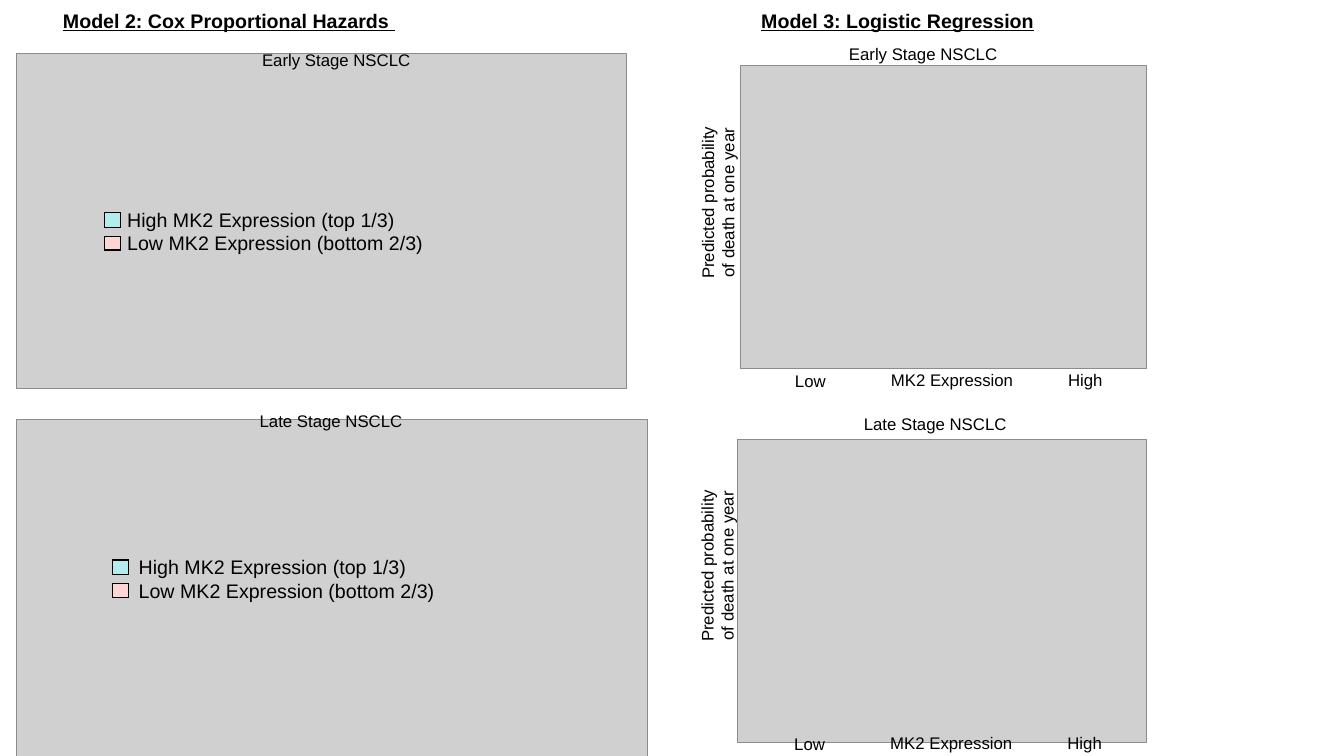
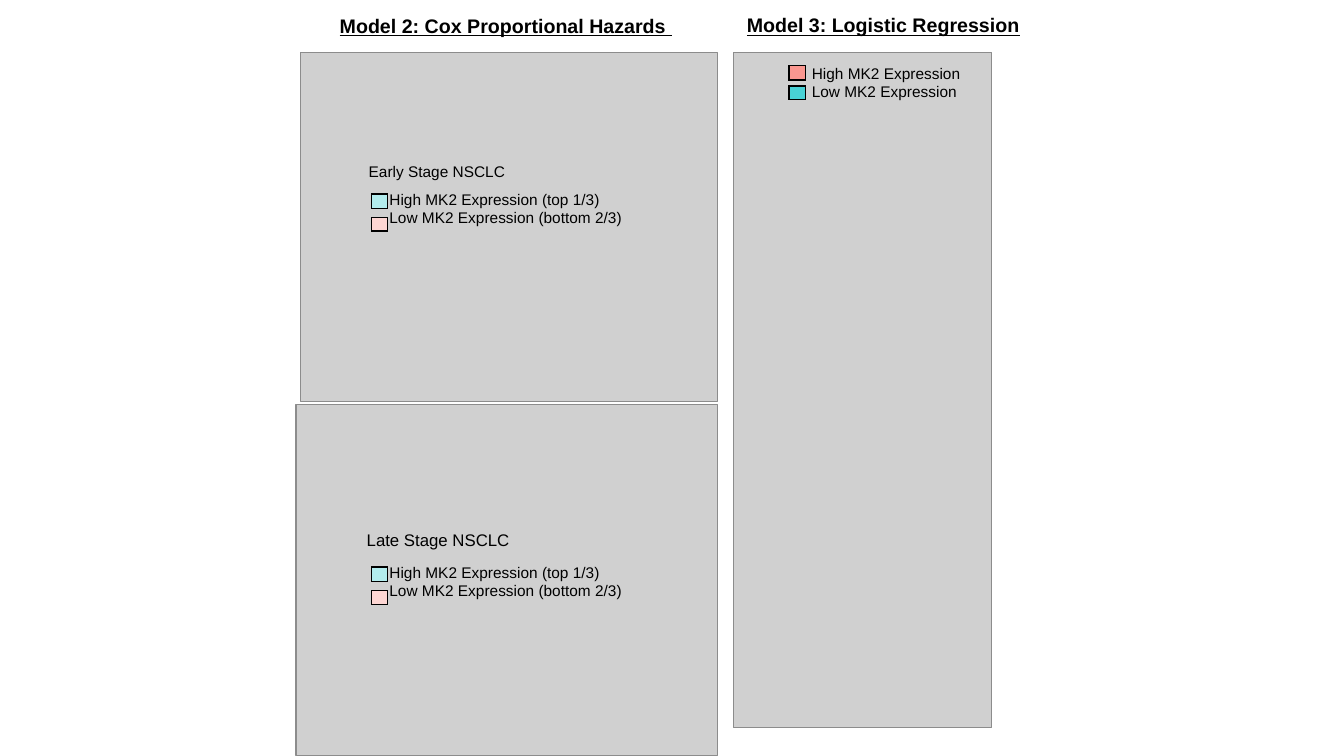
Before and after one commit to suresh-lab/TCGA-casp3, a slide deck: slide 3 of figures/tcga MK2 survival analysis_082020.pptx. Drawn at 1344x756 pixels with LibreOffice and Linux fonts; fonts in the diff are those of the drawing; grey boxes stand for pictures. Boxes give left, top, right and bottom in pixels: in the first picture for what was removed or moved away, otherwise in the second. Text is boxed around its words. In the diff, an @@ line names an element or a change of style, - is before the commit and + after.

```diff
--- a/figures/tcga MK2 survival analysis_082020.pptx
+++ b/figures/tcga MK2 survival analysis_082020.pptx
@@ text "Model 2: Cox Proportional Hazards": place and size @@
-text "Model 2: Cox Proportional Hazards" at box(63, 13, 389, 32)
+text "Model 2: Cox Proportional Hazards" at box(340, 18, 665, 37)
@@ text "Model 3: Logistic Regression": place and size @@
-text "Model 3: Logistic Regression" at box(761, 13, 1034, 32)
+text "Model 3: Logistic Regression" at box(747, 17, 1019, 36)
@@ picture removed at box(16, 53, 626, 389) @@
@@ picture added at box(300, 52, 718, 401) @@
@@ picture added at box(733, 52, 992, 728) @@
@@ text removed at box(849, 48, 997, 64) @@
-Early Stage NSCLC
@@ picture removed at box(741, 66, 1147, 369) @@
@@ rectangle added at box(789, 66, 806, 81), fill #FA9790, outline #000000 1 pt @@
@@ rectangle added at box(789, 86, 806, 99), fill #48D1D5, outline #000000 1 pt @@
@@ text added at box(812, 68, 960, 100), 11 pt, text #000000 @@
+High MK2 Expression
+Low MK2 Expression
@@ text removed at box(699, 131, 738, 277) @@
-Predicted probability of death at one year
@@ text "Early Stage NSCLC": place and size @@
-text "Early Stage NSCLC" at box(262, 53, 410, 70)
+text "Early Stage NSCLC" at box(369, 166, 505, 180)
@@ text "Early Stage NSCLC" at box(369, 166, 505, 180): size 12 to 11 pt @@
@@ rectangle: place and size @@
-rectangle at box(104, 213, 120, 228)
+rectangle at box(371, 194, 387, 209)
@@ text "High MK2 Expression (top 1/3)" at box(389, 194, 622, 226): size 14 to 11 pt @@
@@ text "High MK2 Expression (top 1/3)": place and size @@
-text "High MK2 Expression (top 1/3)" at box(127, 212, 423, 254)
+text "High MK2 Expression (top 1/3)" at box(389, 194, 622, 226)
@@ rectangle: place and size @@
-rectangle at box(104, 237, 120, 250)
+rectangle at box(371, 218, 387, 231)
@@ text removed at box(795, 375, 826, 387) @@
-Low
@@ text removed at box(891, 374, 1013, 390) @@
-MK2 Expression
@@ text removed at box(1068, 374, 1102, 390) @@
-High
@@ picture added at box(296, 404, 718, 756) @@
@@ text removed at box(864, 418, 1007, 434) @@
-Late Stage NSCLC
@@ picture removed at box(16, 420, 647, 756) @@
@@ group removed at box(698, 440, 1146, 754): 4 texts, 1 picture @@
-Low
-High
-MK2 Expression
-Predicted probability of death at one year
@@ text "Late Stage NSCLC": place and size @@
-text "Late Stage NSCLC" at box(260, 414, 402, 431)
+text "Late Stage NSCLC" at box(367, 534, 509, 550)
@@ rectangle: place and size @@
-rectangle at box(112, 561, 128, 576)
+rectangle at box(371, 568, 387, 583)
@@ text "High MK2 Expression (top 1/3)": place and size @@
-text "High MK2 Expression (top 1/3)" at box(139, 559, 434, 602)
+text "High MK2 Expression (top 1/3)" at box(389, 567, 622, 599)
@@ text "High MK2 Expression (top 1/3)" at box(389, 567, 622, 599): size 14 to 11 pt @@
@@ rectangle: place and size @@
-rectangle at box(112, 584, 128, 597)
+rectangle at box(371, 591, 387, 604)
```
Also in this commit, not shown: 1 other slide changed, 2 slides added, 2 slides removed, 9 other files.
